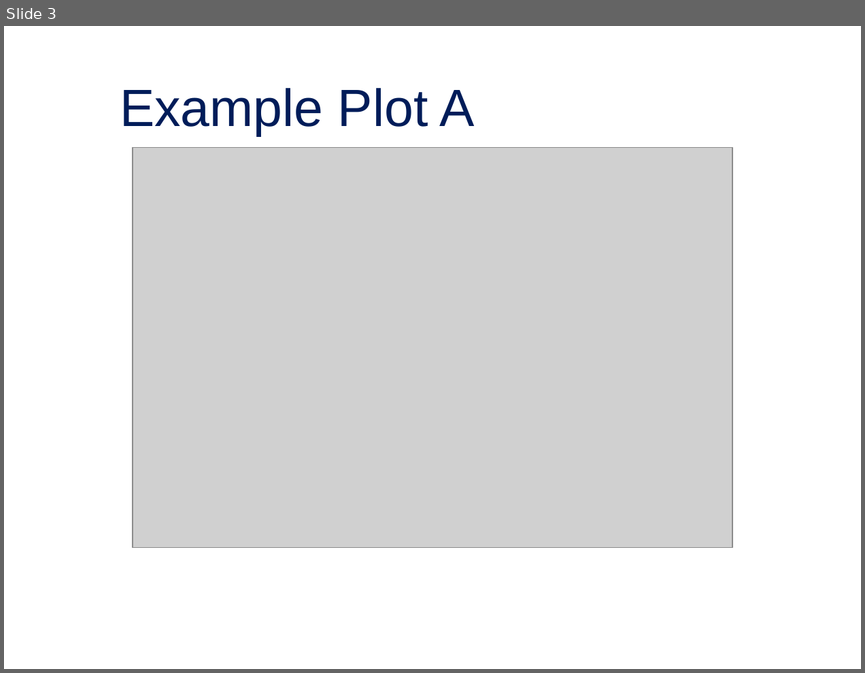
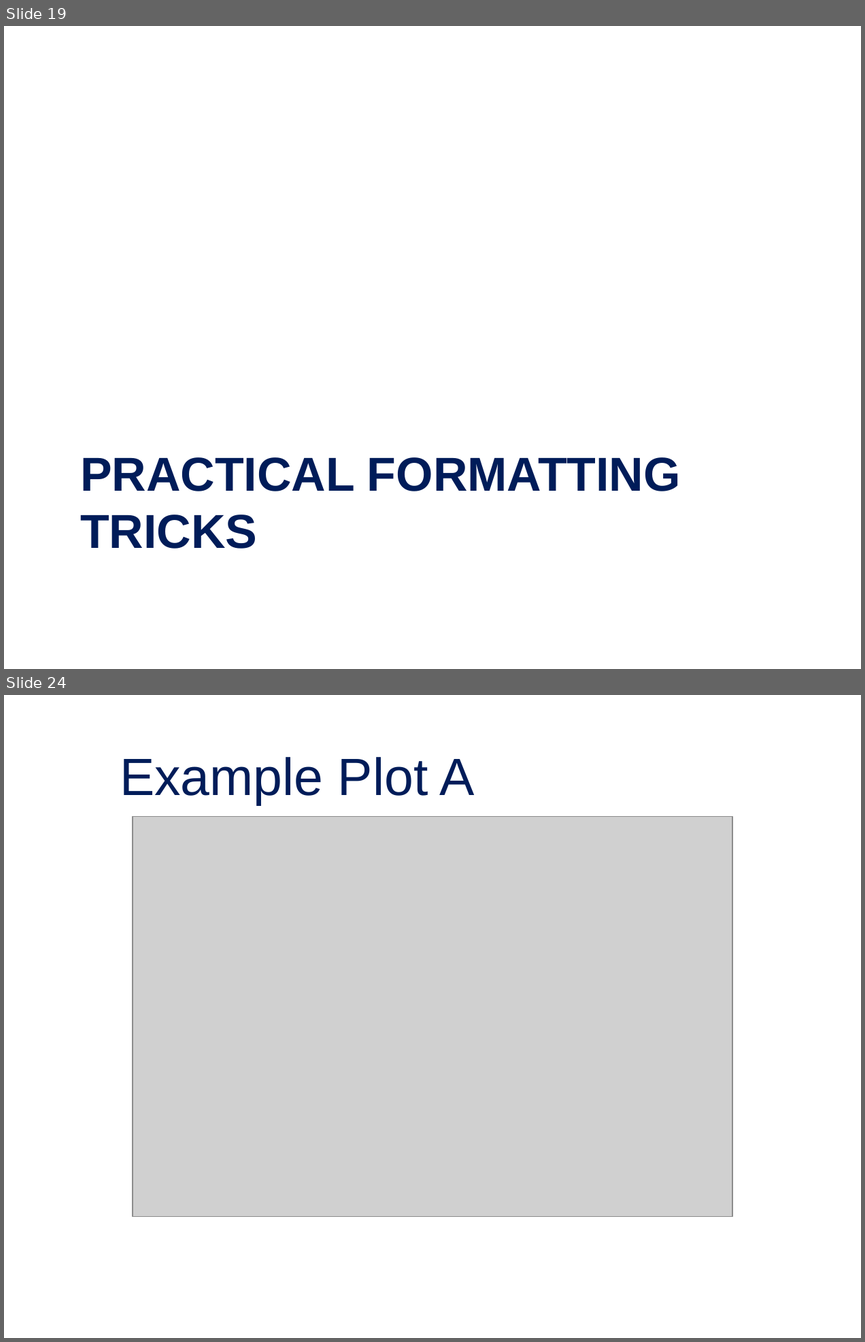
Before and after one commit to jordan-bonner/CAS_Spr23, a slide deck: Presentation Slides/Effective Data Visualization for Actuaries.pptx. Shown one above the other, each under a label of ours: slide 3 before the commit, slides 19 and 24 after it; the slides between them are not shown. The pictures are 865x673 and 865x1342 pixels, drawn with LibreOffice and Linux fonts; fonts in the diff are those of the drawing; grey boxes stand for pictures; background and template pictures are left out. Boxes give left, top, right and bottom in pixels: in the first picture for what was removed or moved away, otherwise in the second. Text is boxed around its words. In the diff, an @@ line names an element or a change of style, - is before the commit and + after.

```diff
--- a/Presentation Slides/Effective Data Visualization for Actuaries.pptx
+++ b/Presentation Slides/Effective Data Visualization for Actuaries.pptx
@@ slide 19 added at <box>4,26,861,669</box>, background picture (left out) @@
@@ title added at <box>80,457,681,548</box>, 40 pt, text #001C59, bold @@
+PRACTICAL FORMATTING TRICKS
@@ what was slide 3 is now slide 24 @@
```
Also in this commit, not shown: 20 other slides added, 1 other file.
